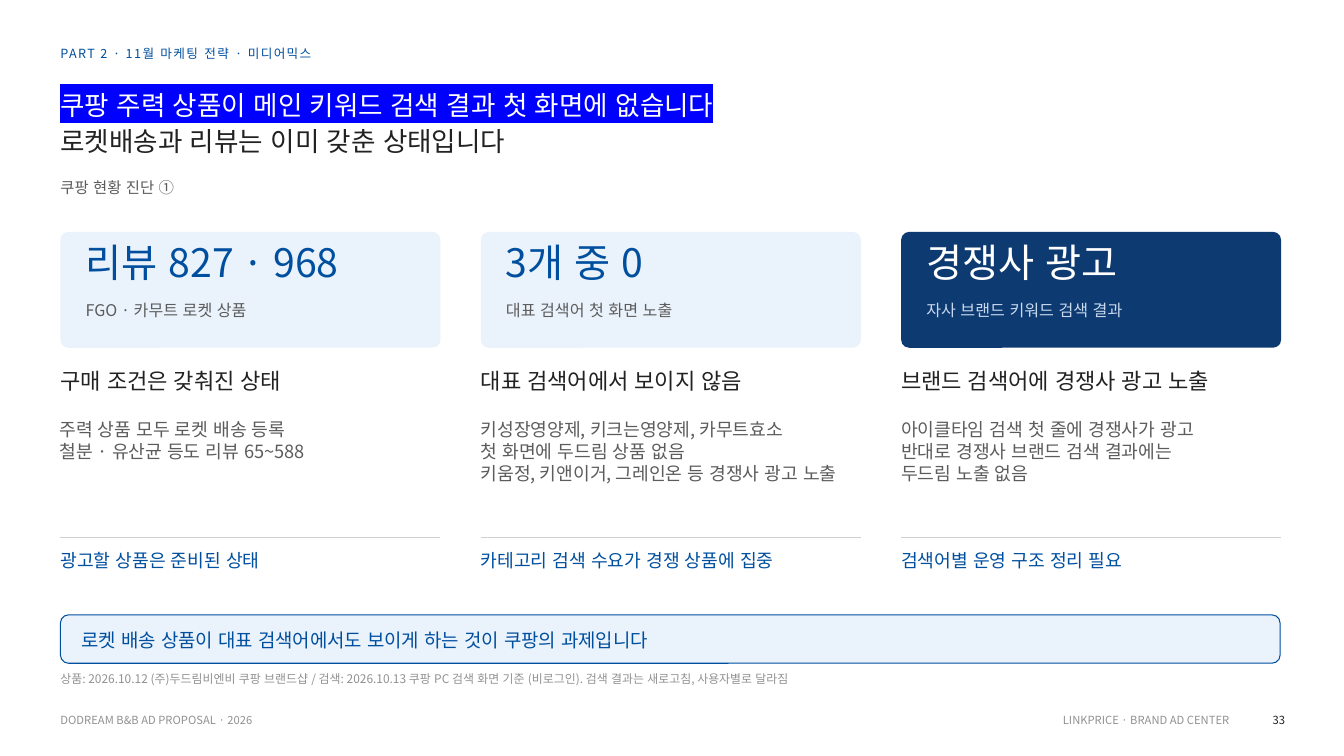
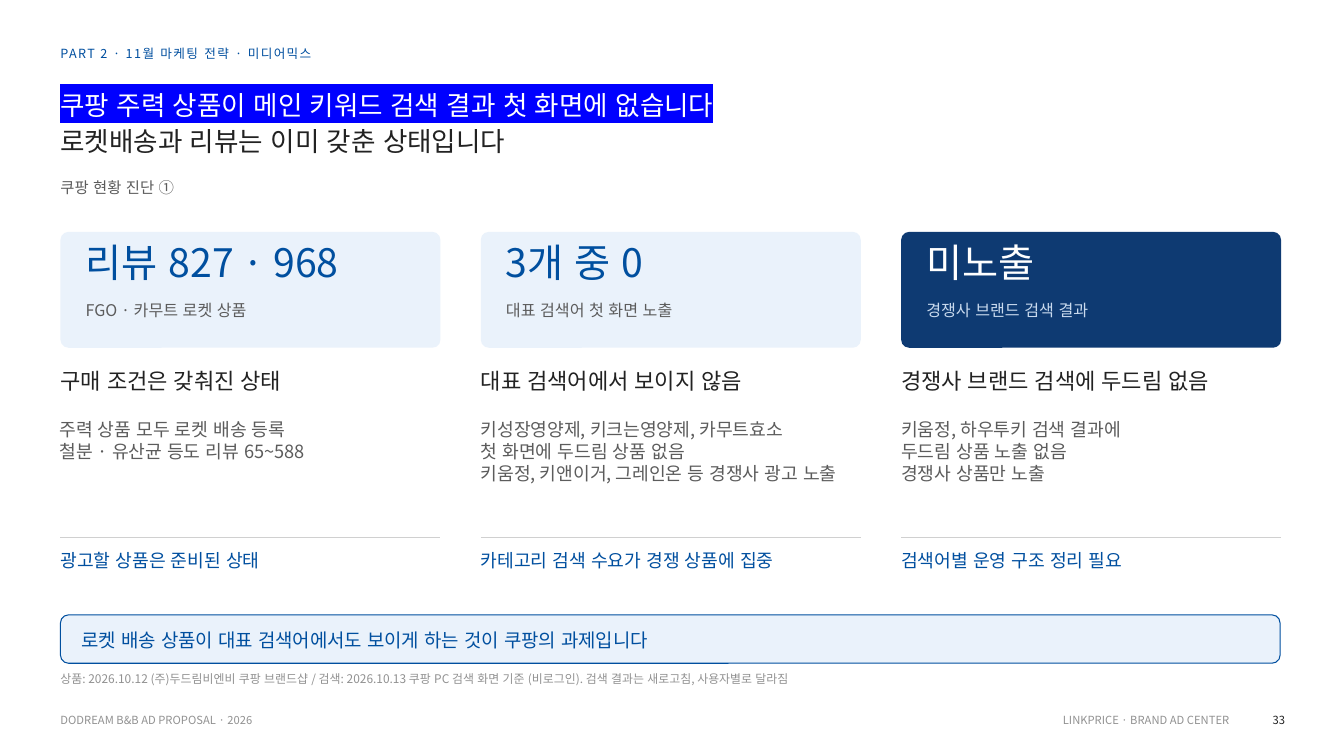
Before and after one commit to sonnet24/mypage, a slide deck: slide 1 of 쿠팡_오픈마켓_11월_261013_취합본.pptx. Drawn at 1344x756 pixels with LibreOffice and Linux fonts; fonts in the diff are those of the drawing. Boxes give left, top, right and bottom in pixels: in the first picture for what was removed or moved away, otherwise in the second. Text is boxed around its words. In the diff, an @@ line names an element or a change of style, - is before the commit and + after.

```diff
--- a/쿠팡_오픈마켓_11월_261013_취합본.pptx
+++ b/쿠팡_오픈마켓_11월_261013_취합본.pptx
@@ text at (926, 244, 1034, 280): text changed @@
-경쟁사 광고
+미노출
@@ text at (926, 302, 1089, 318): text changed @@
-자사 브랜드 키워드 검색 결과
+경쟁사 브랜드 검색 결과
@@ text at (901, 370, 1210, 391): text changed @@
-브랜드 검색어에 경쟁사 광고 노출
+경쟁사 브랜드 검색에 두드림 없음
@@ text at (901, 421, 1121, 482): text changed @@
-아이클타임 검색 첫 줄에 경쟁사가 광고
-반대로 경쟁사 브랜드 검색 결과에는
-두드림 노출 없음
+키움정, 하우투키 검색 결과에
+두드림 상품 노출 없음
+경쟁사 상품만 노출
```
Also in this commit, not shown: 5 other slides changed.
